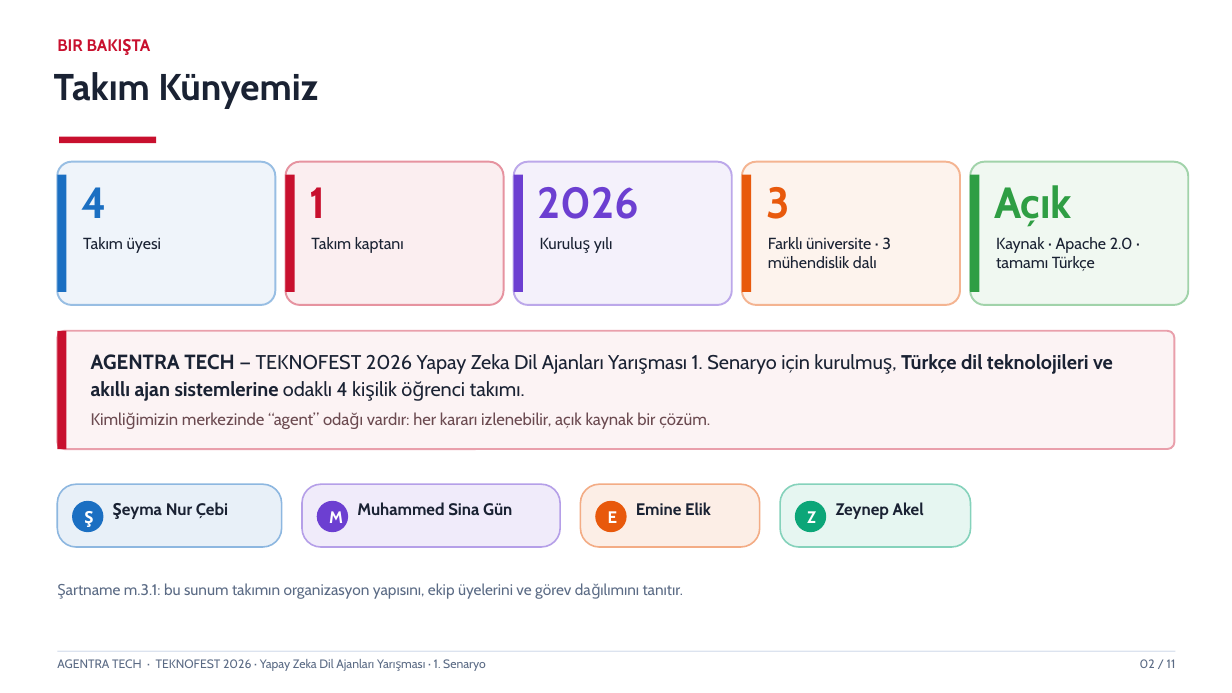
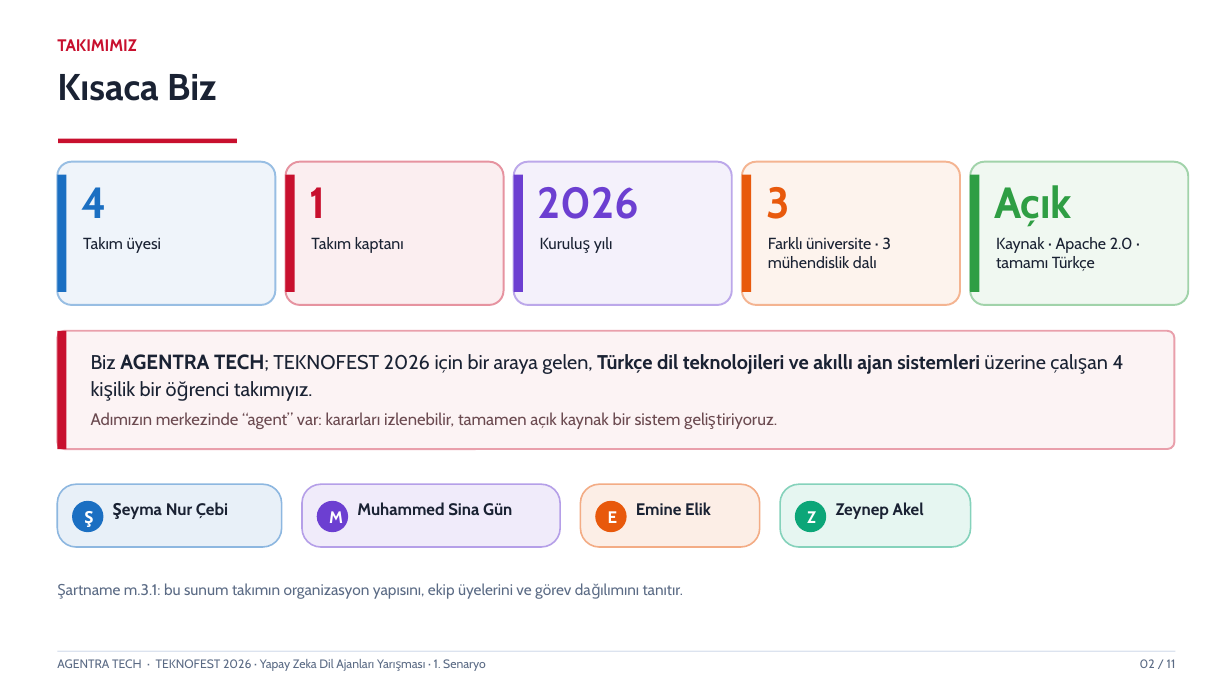
Before and after one commit to msgxr/teknofest-2026-kamu-evrak-akilli-ajan, a slide deck: slide 2 of presentations/Agentra_Tech_Takim_Tanitim_Sunum.pptx. Drawn at 1232x693 pixels with LibreOffice and Linux fonts; fonts in the diff are those of the drawing. Boxes give left, top, right and bottom in pixels: in the first picture for what was removed or moved away, otherwise in the second. Text is boxed around its words. In the diff, an @@ line names an element or a change of style, - is before the commit and + after.

```diff
--- a/presentations/Agentra_Tech_Takim_Tanitim_Sunum.pptx
+++ b/presentations/Agentra_Tech_Takim_Tanitim_Sunum.pptx
@@ text at [57,39,137,51]: text changed @@
-BIR BAKIŞTA
+TAKIMIMIZ
@@ text at [57,74,217,101]: text changed @@
-Takım Künyemiz
+Kısaca Biz
@@ rectangle: place and size @@
-rectangle at [59,137,156,143]
+rectangle at [58,139,238,143]
@@ text at [91,354,1124,429]: text changed @@
-AGENTRA TECH — TEKNOFEST 2026 Yapay Zeka Dil Ajanları Yarışması 1. Senaryo için kurulmuş, Türkçe dil teknolojileri ve akıllı ajan sistemlerine odaklı 4 kişilik öğrenci takımı.
-Kimliğimizin merkezinde “agent” odağı vardır: her kararı izlenebilir, açık kaynak bir çözüm.
+Biz AGENTRA TECH; TEKNOFEST 2026 için bir araya gelen, Türkçe dil teknolojileri ve akıllı ajan sistemleri üzerine çalışan 4 kişilik bir öğrenci takımıyız.
+Adımızın merkezinde “agent” var: kararları izlenebilir, tamamen açık kaynak bir sistem geliştiriyoruz.
```
Also in this commit, not shown: 9 other slides changed, 2 other files.
